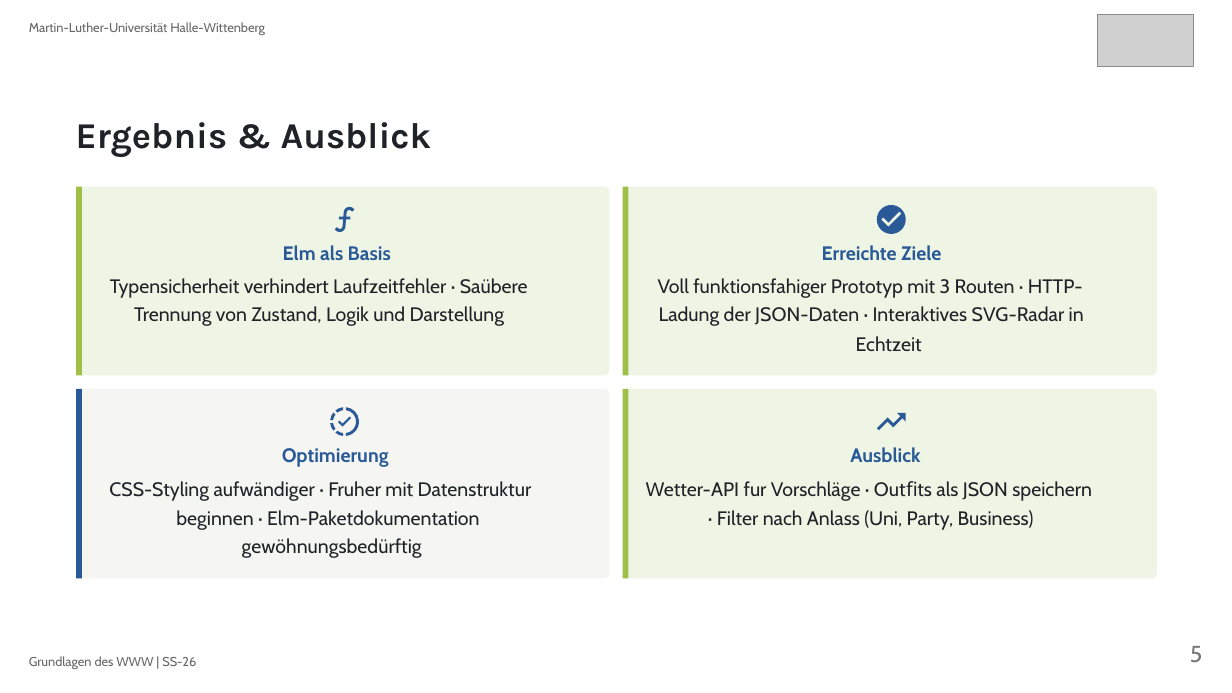
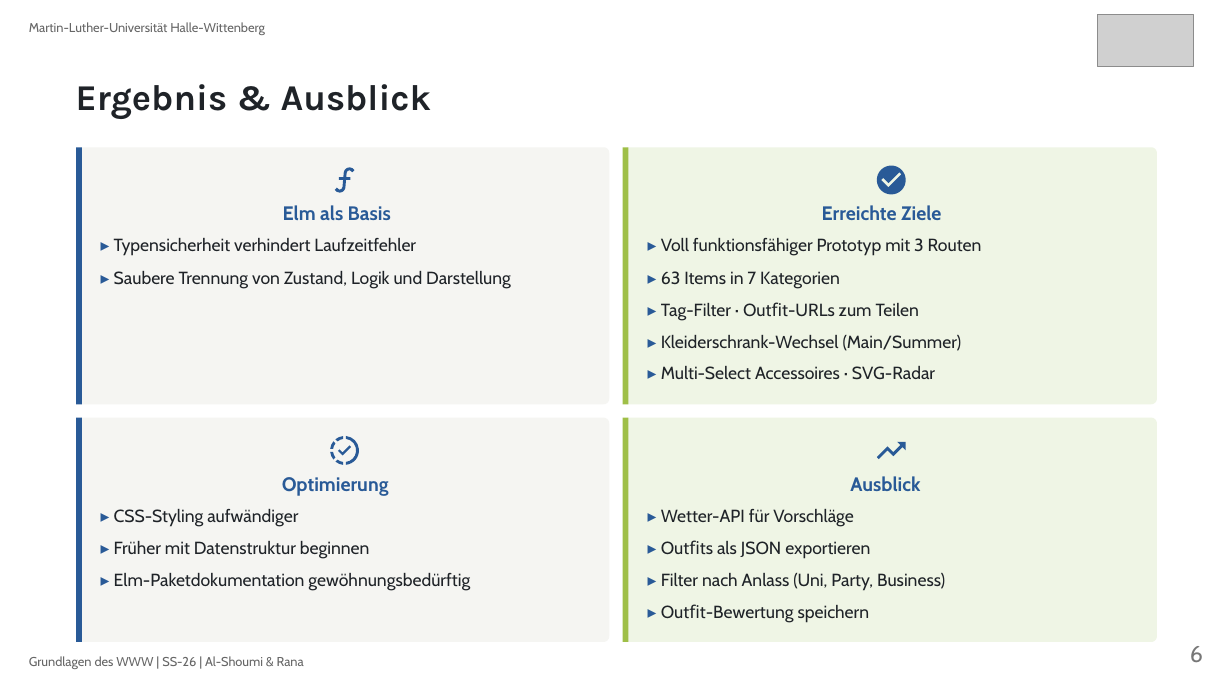
Before and after one commit to samshady/Grundlagen_des_WWW, a slide deck: slide 6 of Praesentation.pptx (slide 5 before the commit). Drawn at 1232x693 pixels with LibreOffice and Linux fonts; fonts in the diff are those of the drawing; grey boxes stand for pictures. Boxes give left, top, right and bottom in pixels: in the first picture for what was removed or moved away, otherwise in the second. Text is boxed around its words. In the diff, an @@ line names an element or a change of style, - is before the commit and + after.

```diff
--- a/Praesentation.pptx
+++ b/Praesentation.pptx
@@ freeform shape: place and size @@
-freeform shape at [76,187,81,375]
+freeform shape at [76,147,81,404]
@@ freeform shape at [76,147,81,404]: fill #9FBF47 to #295A97 @@
@@ freeform shape: place and size @@
-freeform shape at [78,187,609,375]
+freeform shape at [78,147,609,404]
@@ freeform shape at [78,147,609,404]: fill #EFF5E5 to #F5F5F2 @@
@@ freeform shape: place and size @@
-freeform shape at [623,187,628,375]
+freeform shape at [623,147,628,404]
@@ freeform shape: place and size @@
-freeform shape at [625,187,1157,375]
+freeform shape at [625,147,1157,404]
@@ 3 texts, 2 freeform shapes: place and size @@
-3 texts, 2 freeform shapes at [76,122,941,260]
+3 texts, 2 freeform shapes at [76,84,941,220]
@@ text at [114,238,416,256]: text changed; size 15.2 to 13.7 pt @@
-Typensicherheit verhindert Laufzeitfehler · Saübere
+▸ Typensicherheit verhindert Laufzeitfehler
@@ text at [661,238,982,256]: text changed; size 15.2 to 13.7 pt @@
-Voll funktionsfahiger Prototyp mit 3 Routen · HTTP-
+▸ Voll funktionsfähiger Prototyp mit 3 Routen
@@ text at [114,271,511,289]: text changed; size 15.2 to 13.7 pt @@
-Trennung von Zustand, Logik und Darstellung
+▸ Saubere Trennung von Zustand, Logik und Darstellung
@@ text added at [661,271,840,289], 13.7 pt, text #1F2328 @@
+▸ 63 Items in 7 Kategorien
@@ text removed at [659,306,1084,326] @@
-Ladung der JSON-Daten · Interaktives SVG-Radar in
@@ text added at [661,303,920,320], 13.7 pt, text #1F2328 @@
+▸ Tag-Filter · Outﬁt-URLs zum Teilen
@@ text added at [661,335,962,351], 13.7 pt, text #1F2328 @@
+▸ Kleiderschrank-Wechsel (Main/Summer)
@@ text removed at [856,336,922,351] @@
-Echtzeit
@@ text added at [661,366,935,380], 13.7 pt, text #1F2328 @@
+▸ Multi-Select Accessoires · SVG-Radar
@@ freeform shape: place and size @@
-freeform shape at [76,389,81,579]
+freeform shape at [76,418,81,642]
@@ freeform shape: place and size @@
-freeform shape at [78,389,609,579]
+freeform shape at [78,418,609,642]
@@ freeform shape: place and size @@
-freeform shape at [623,389,628,579]
+freeform shape at [623,418,628,642]
@@ freeform shape: place and size @@
-freeform shape at [625,389,1157,579]
+freeform shape at [625,418,1157,642]
@@ 2 texts, 2 freeform shapes: place and size @@
-2 texts, 2 freeform shapes at [282,408,920,467]
+2 texts, 2 freeform shapes at [282,436,920,496]
@@ text at [114,509,298,526]: text changed; size 15.2 to 13.7 pt @@
-CSS-Styling aufwändiger · Fruher mit Datenstruktur
+▸ CSS-Styling aufwändiger
@@ text at [661,509,854,526]: text changed; size 15.2 to 13.7 pt @@
-Wetter-API fur Vorschläge · Outﬁts als JSON speichern
+▸ Wetter-API für Vorschläge
@@ text removed at [242,538,422,558] @@
-gewöhnungsbedürftig
@@ text added at [114,541,370,558], 13.7 pt, text #1F2328 @@
+▸ Früher mit Datenstruktur beginnen
@@ text added at [717,541,870,558], 13.7 pt, text #1F2328 @@
+▸ Outﬁts als JSON exportieren
@@ text at [114,573,470,591]: text changed; size 15.2 to 13.7 pt @@
-beginnen · Elm-Paketdokumentation
+▸ Elm-Paketdokumentation gewöhnungsbedürftig
@@ text at [661,573,945,591]: text changed; size 15.2 to 13.7 pt @@
-· Filter nach Anlass (Uni, Party, Business)
+▸ Filter nach Anlass (Uni, Party, Business)
@@ text added at [700,605,870,623], 13.7 pt, text #1F2328 @@
+▸ Outﬁt-Bewertung speichern
@@ text at [29,656,304,669]: text changed @@
-Grundlagen des WWW | SS-26
+Grundlagen des WWW | SS-26 | Al-Shoumi & Rana
@@ text at [1190,646,1203,662]: text changed @@
-5
+6
```
Also in this commit, not shown: 3 other slides changed, 2 slides added, 1 slide removed, 10 other files.
